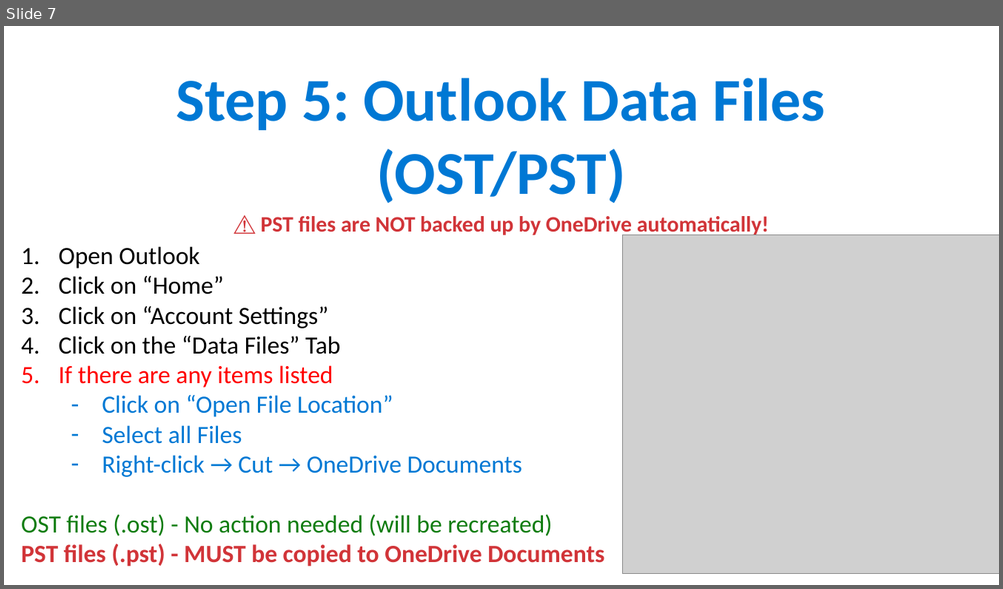
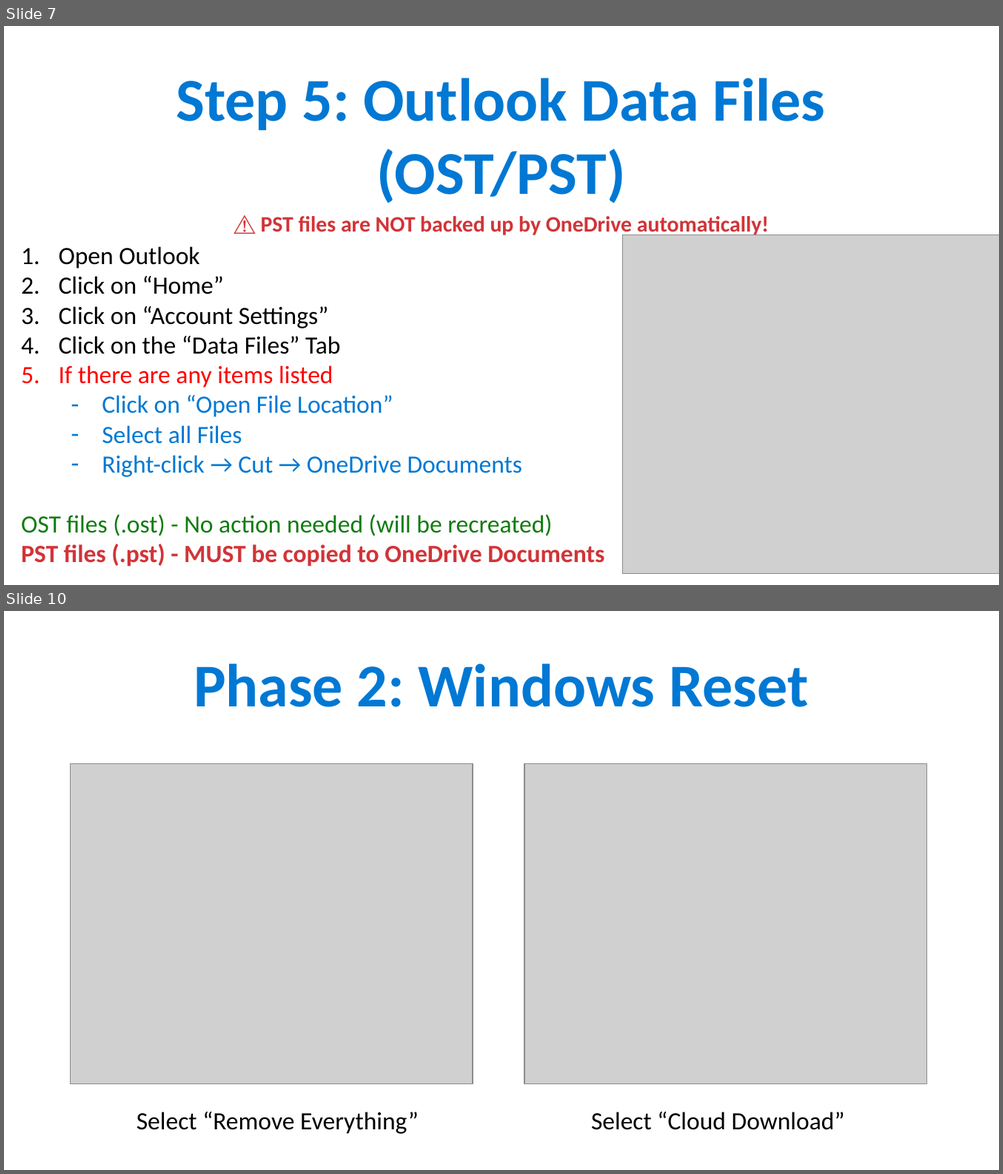
Before and after one commit to ipsghonline/tmp, a slide deck: presentation/Phase1-Backup-Guide.pptx. Shown one above the other, each under a label of ours: slide 7 before the commit, slides 7 and 10 after it; the slides between them are not shown. The pictures are 1003x589 and 1003x1174 pixels, drawn with LibreOffice and Linux fonts; fonts in the diff are those of the drawing; grey boxes stand for pictures. Boxes give left, top, right and bottom in pixels: in the first picture for what was removed or moved away, otherwise in the second. Text is boxed around its words. In the diff, an @@ line names an element or a change of style, - is before the commit and + after.

```diff
--- a/presentation/Phase1-Backup-Guide.pptx
+++ b/presentation/Phase1-Backup-Guide.pptx
@@ slide 10 added at [4,611,999,1170], background #FFFFFF @@
@@ text added at [193,664,808,707], 44 pt, text #0078D4, bold @@
+Phase 2: Windows Reset
@@ picture added at [71,764,472,1085] @@
@@ picture added at [524,764,926,1085] @@
@@ text added at [136,1112,418,1134], 18 pt, text #000000 @@
+Select “Remove Everything”
@@ text added at [591,1112,845,1130], 18 pt, text #000000 @@
+Select “Cloud Download”
```
Also in this commit, not shown: 1 slide changed, 20 other slides added, 1 slide removed.
